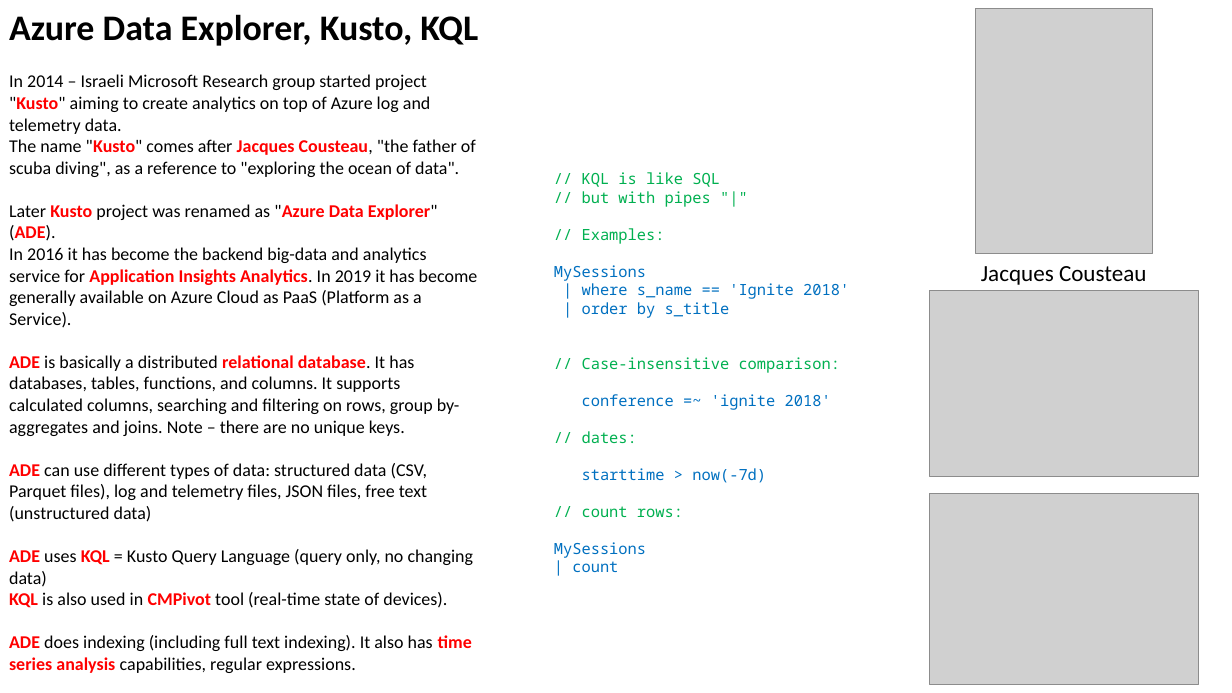
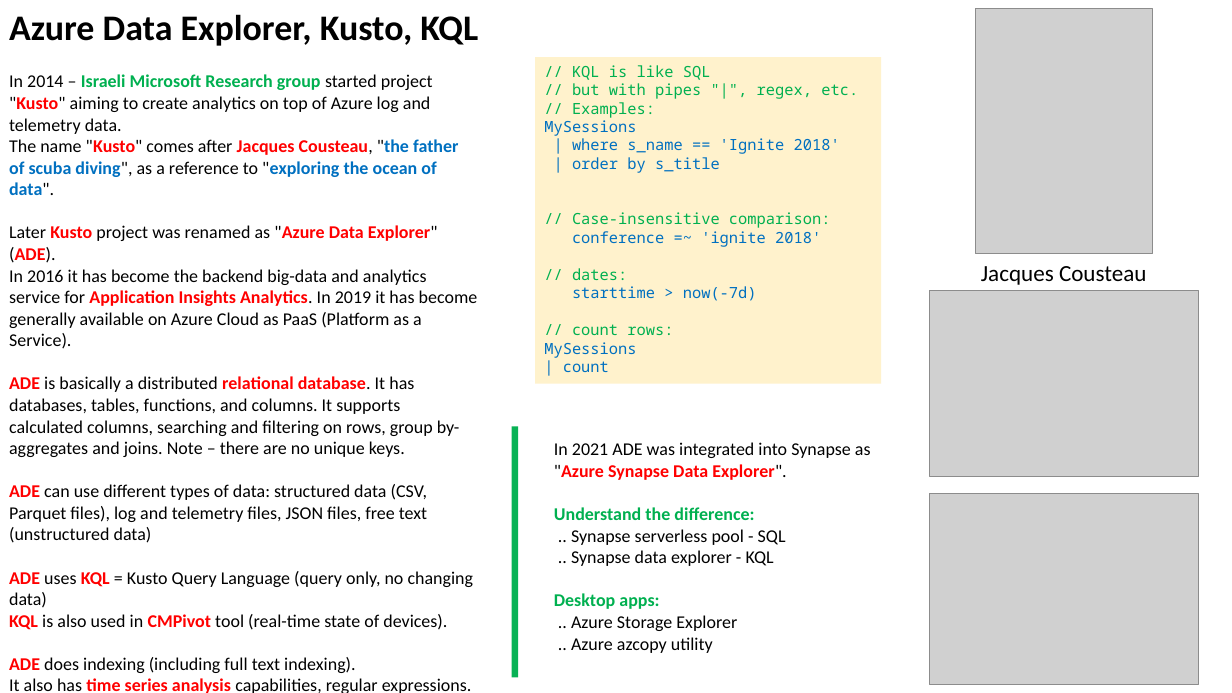
Before and after one commit to lselector/data_architect, a slide deck: slide 6 of DA_13_miscellaneous.pptx. Drawn at 1232x693 pixels with LibreOffice and Linux fonts; fonts in the diff are those of the drawing; grey boxes stand for pictures. Boxes give left, top, right and bottom in pixels: in the first picture for what was removed or moved away, otherwise in the second. Text is boxed around its words. In the diff, an @@ line names an element or a change of style, - is before the commit and + after.

```diff
--- a/DA_13_miscellaneous.pptx
+++ b/DA_13_miscellaneous.pptx
@@ rectangle "// KQL is like SQL": place and size @@
-rectangle "// KQL is like SQL" at (554,172,849,572)
+rectangle "// KQL is like SQL" at (535,57,881,384)
@@ rectangle "// KQL is like SQL" at (535,57,881,384): fill none to #FFF2CC @@
@@ text at (9,74,458,195): text colour #000000 to #00B050 in "Israeli Microsoft Research group"; bold on in "Israeli Microsoft Research group", ""the father of scuba diving", "exploring the ..."; text colour #000000 to #0070C0 in ""the father of scuba diving", "exploring the ..." @@
@@ text in rectangle at (572,83,858,99): text changed @@
-// but with pipes "|"
+// but with pipes "|", regex, etc.
@@ line added from (515, 677) to (515, 426), #00B050 5 pt @@
@@ text added at (554,442,871,653), 14 pt, text #000000 @@
+In 2021 ADE was integrated into Synapse as "Azure Synapse Data Explorer".
+Understand the difference:
+.. Synapse serverless pool - SQL
+.. Synapse data explorer - KQL
+Desktop apps:
+.. Azure Storage Explorer
+.. Azure azcopy utility
@@ text at (9,657,472,693): text changed @@
-ADE does indexing (including full text indexing). It also has time series analysis capabilities, regular expressions.
+ADE does indexing (including full text indexing).
+It also has time series analysis capabilities, regular expressions.
```
Also in this commit, not shown: 1 slide added.
